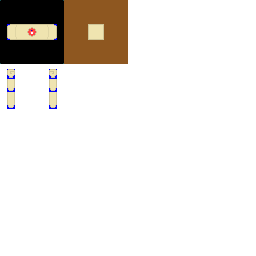
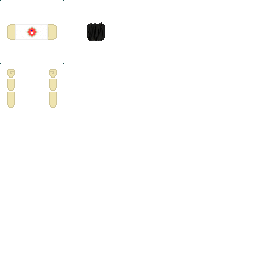
Layers edited between the first and the second 256x256 image:
added layer "shirt" in group "body" over 15, 24, 48, 40
added layer "hair" in group "body" over 87, 22, 105, 41
hid "sheet" over 0, 0, 128, 109
